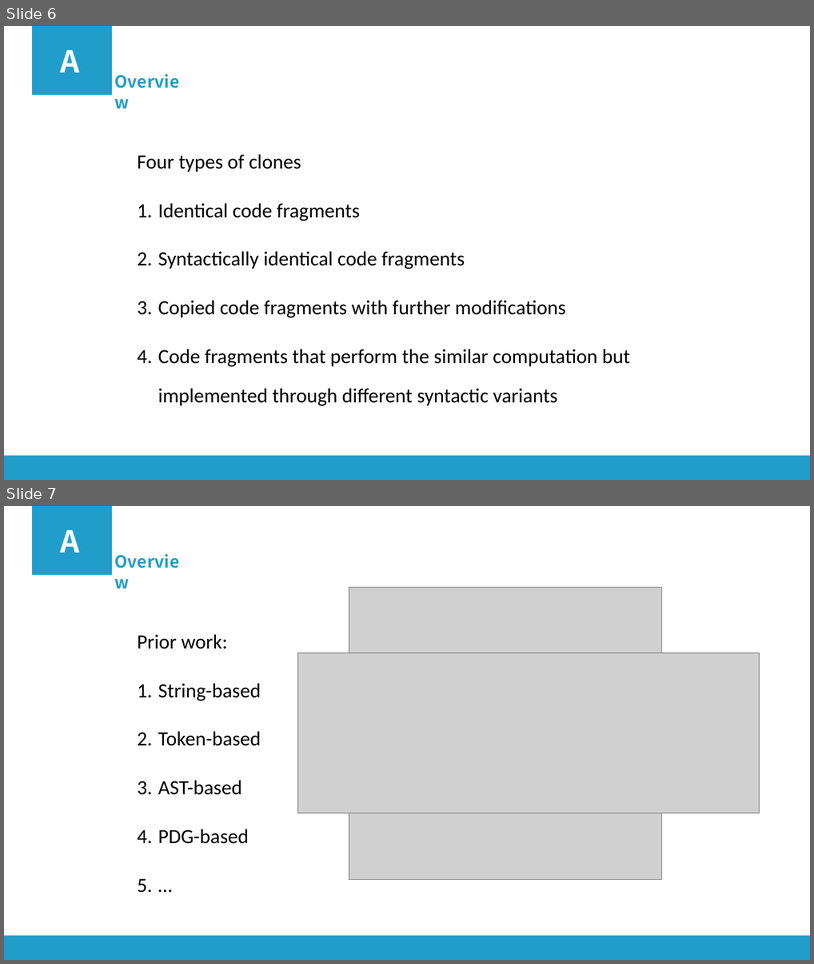
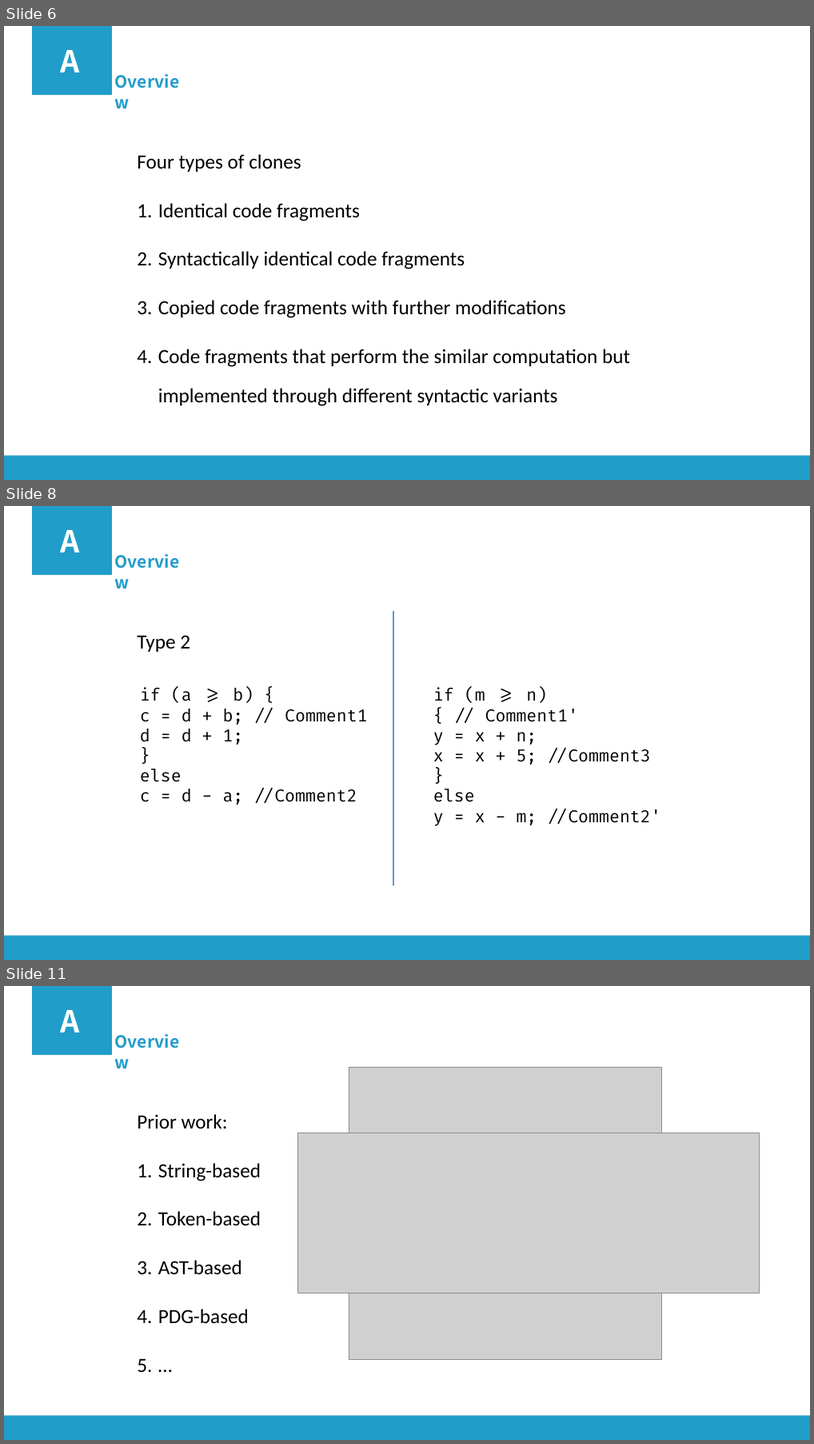
Before and after one commit to qiuliwang/cabinet, a slide deck: papers/AASSppt/AASS.pptx. Shown one above the other, each under a label of ours: slides 6 and 7 before the commit, slides 6, 8 and 11 after it; the slides between them are not shown. The pictures are 814x964 and 814x1444 pixels, drawn with LibreOffice and Linux fonts; fonts in the diff are those of the drawing; grey boxes stand for pictures. Boxes give left, top, right and bottom in pixels: in the first picture for what was removed or moved away, otherwise in the second. Text is boxed around its words. In the diff, an @@ line names an element or a change of style, - is before the commit and + after.

```diff
--- a/papers/AASSppt/AASS.pptx
+++ b/papers/AASSppt/AASS.pptx
@@ slide 8 added at bbox=[4, 506, 810, 960], background #FFFFFF; not listed: 1 template element that a slide beside it also shows @@
@@ rectangle added at bbox=[32, 506, 112, 575], fill #219DC9 @@
@@ text added at bbox=[61, 530, 80, 552], 36 pt, text #FFFFFF, bold @@
+A
@@ text added at bbox=[112, 548, 194, 574], 20 pt, text #219DC9, bold @@
+Overview
@@ line added from (394, 611) to (394, 885), #5B9BD5 2 pt @@
@@ text added at bbox=[137, 635, 190, 652], 24 pt, text #000000 @@
+Type 2
@@ text added at bbox=[140, 687, 368, 804], 20 pt, text #000000 @@
+if (a >= b) {
+c = d + b; // Comment1
+d = d + 1;
+}
+else
+c = d - a; //Comment2
@@ text added at bbox=[434, 687, 661, 826], 20 pt, text #000000 @@
+if (m >= n)
+{ // Comment1'
+y = x + n;
+x = x + 5; //Comment3
+}
+else
+y = x - m; //Comment2'
@@ what was slide 7 is now slide 11 @@
```
Also in this commit, not shown: 3 slides changed, 3 other slides added, 1 other file.
